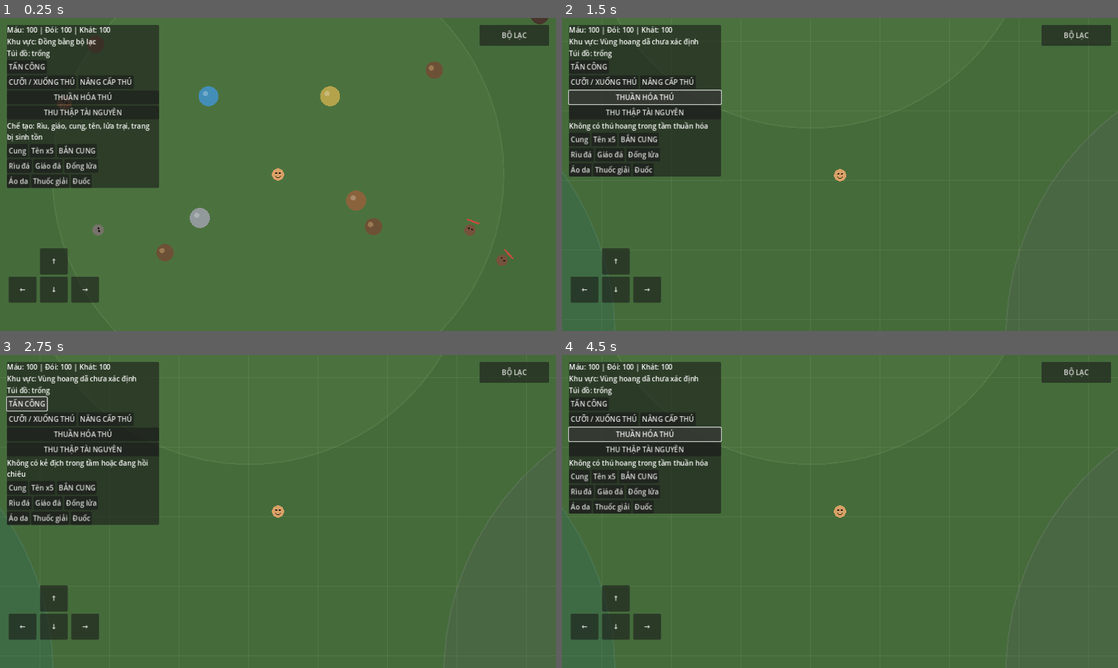
Above: before the commit, frames 1-4 (two rows, left to right).
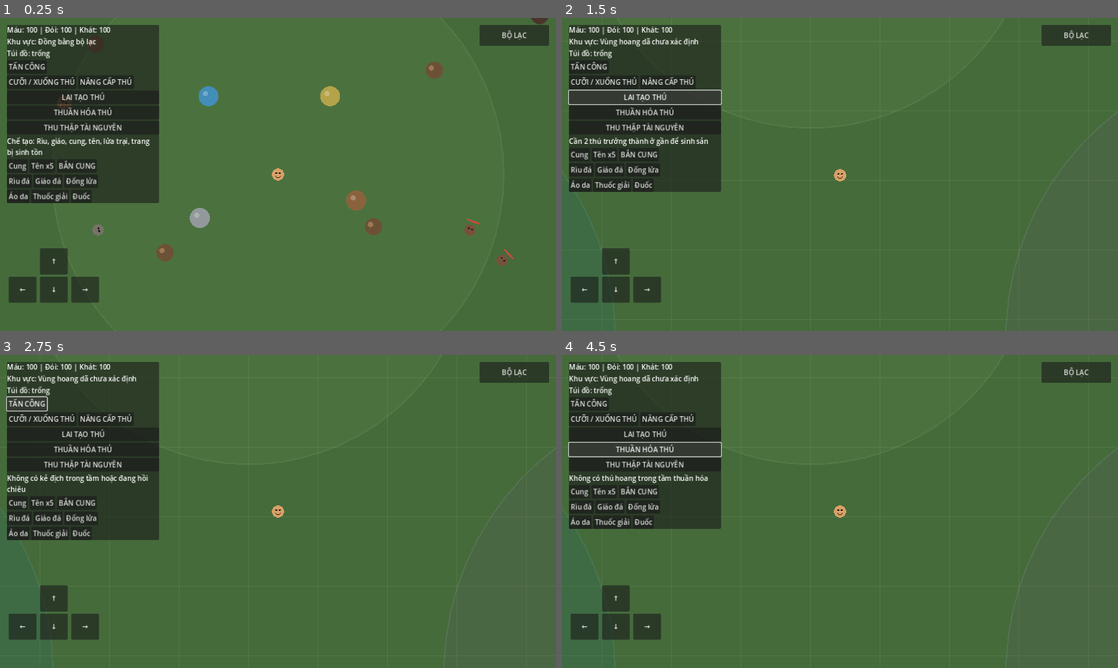
Above: after the commit, the same moments.

Repository: khanhhkt8-hub/Bo-Lac-Tien-Su.
Game: Godot game, scene res://Scenes/Main.tscn
The game is run twice, just before and just after one commit, with the same random seed, the same clock (stepped at 60 frames per second) and the same inputs.
Inputs (mouse positions are in pixels of both pictures, inside the frame that each line leads up to):
- Up to frame 1 (0.25 s): no input
- Up to frame 2 (1.5 s): click (645, 143) at 0.5 s, where only the run after the commit has a clickable "LAI TẠO THÚ"; click (645, 96) at 1.25 s, where only the run after the commit has a clickable "LAI TẠO THÚ"
- Up to frame 3 (2.75 s): click "TẤN CÔNG" at 2 s
- Up to frame 4 (4.5 s): click "CƯỠI / XUỐNG THÚ" at 2.75 s; click "NÂNG CẤP THÚ" at 3.5 s; click "THUẦN HÓA THÚ" at 4.25 s

The runs differ from the first frame. In frame 1, 3.0% of the frame differs, in the area x 1-29%, y 23-60%; in frame 2, 2.9%; in frame 3, 3.0%; in frame 4, 3.4%, in the area x 1-29%, y 22-56%.

Commit message:
Add companion breeding and baby growth

Diff:
--- a/Scripts/UI/SurvivalHUD.gd
+++ b/Scripts/UI/SurvivalHUD.gd
@@ -46,6 +46,10 @@
 	upgrade_button.text = "NÂNG CẤP THÚ"
 	upgrade_button.pressed.connect(_on_upgrade_companion_pressed)
 	mount_row.add_child(upgrade_button)
+	var breed_button := Button.new()
+	breed_button.text = "LAI TẠO THÚ"
+	breed_button.pressed.connect(_on_breed_companions_pressed)
+	column.add_child(breed_button)
 	var tame_button := Button.new()
 	tame_button.text = "THUẦN HÓA THÚ"
 	tame_button.pressed.connect(_on_tame_pressed)
@@ -225,3 +229,8 @@
 func _on_upgrade_companion_pressed() -> void:
 	if _player != null and _player.has_method("upgrade_nearby_companion"):
 		_craft_status.text = _player.upgrade_nearby_companion()
+
+
+func _on_breed_companions_pressed() -> void:
+	if _player != null and _player.has_method("breed_nearby_companions"):
+		_craft_status.text = _player.breed_nearby_companions()
